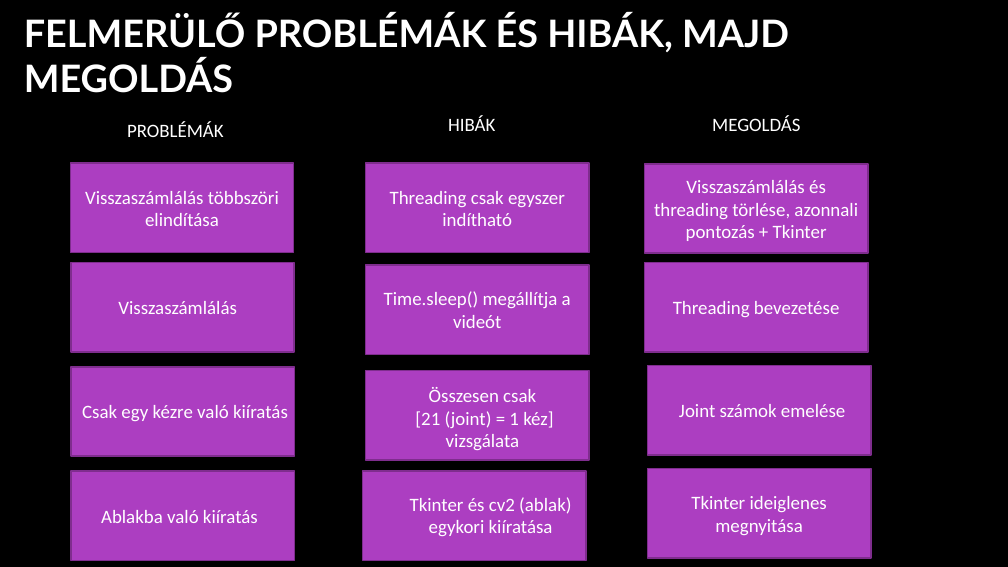
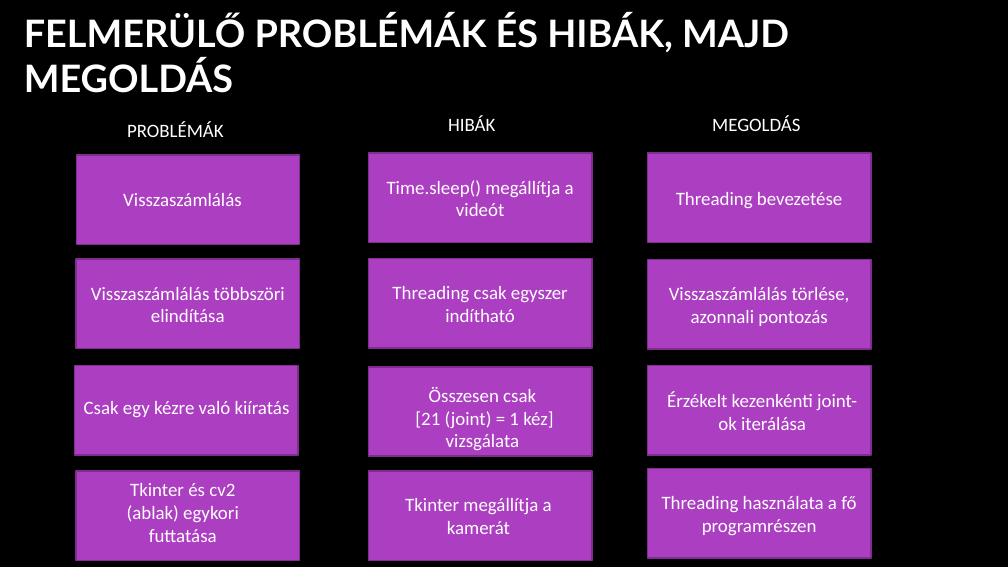
Before and after one commit to SzokolAttila/5.-Project, a slide deck: slide 3 of ZABkasa.pptx. Drawn at 1008x567 pixels with LibreOffice and Linux fonts; fonts in the diff are those of the drawing; background and template pictures are left out. Boxes give left, top, right and bottom in pixels: in the first picture for what was removed or moved away, otherwise in the second. Text is boxed around its words. In the diff, an @@ line names an element or a change of style, - is before the commit and + after.

Commit message:
ppt

```diff
--- a/ZABkasa.pptx
+++ b/ZABkasa.pptx
@@ rectangle: place and size @@
-rectangle at [71, 262, 294, 352]
+rectangle at [76, 155, 299, 244]
@@ 2 rectangles, 1 text: place and size @@
-2 rectangles, 1 text at [118, 262, 868, 355]
+2 rectangles, 1 text at [123, 154, 871, 243]
@@ 3 rectangles: place and size @@
-3 rectangles at [70, 163, 868, 253]
+3 rectangles at [76, 259, 871, 349]
@@ text in rectangle at [669, 287, 850, 326]: text changed @@
-Visszaszámlálás és threading törlése, azonnali pontozás + Tkinter
+Visszaszámlálás törlése, azonnali pontozás
@@ rectangle: place and size @@
-rectangle at [366, 371, 589, 460]
+rectangle at [369, 367, 592, 456]
@@ text "Csak egy kézre való kiíratás": place and size @@
-text "Csak egy kézre való kiíratás" at [82, 405, 288, 421]
+text "Csak egy kézre való kiíratás" at [84, 401, 290, 418]
@@ text at [667, 391, 857, 430]: text changed @@
-Joint számok emelése
+Érzékelt kezenkénti joint-ok iterálása
@@ 3 rectangles: place and size @@
-3 rectangles at [71, 367, 586, 560]
+3 rectangles at [75, 366, 592, 560]
@@ text at [127, 483, 239, 542]: text changed @@
-Ablakba való kiíratás
+Tkinter és cv2 (ablak) egykori futtatása
@@ text at [405, 498, 552, 534]: text changed @@
-Tkinter és cv2 (ablak) egykori kiíratása
+Tkinter megállítja a kamerát
@@ text in rectangle at [662, 496, 856, 535]: text changed @@
-Tkinter ideiglenes megnyitása
+Threading használata a fő programrészen
```
Also in this commit, not shown: 2 other slides changed.
